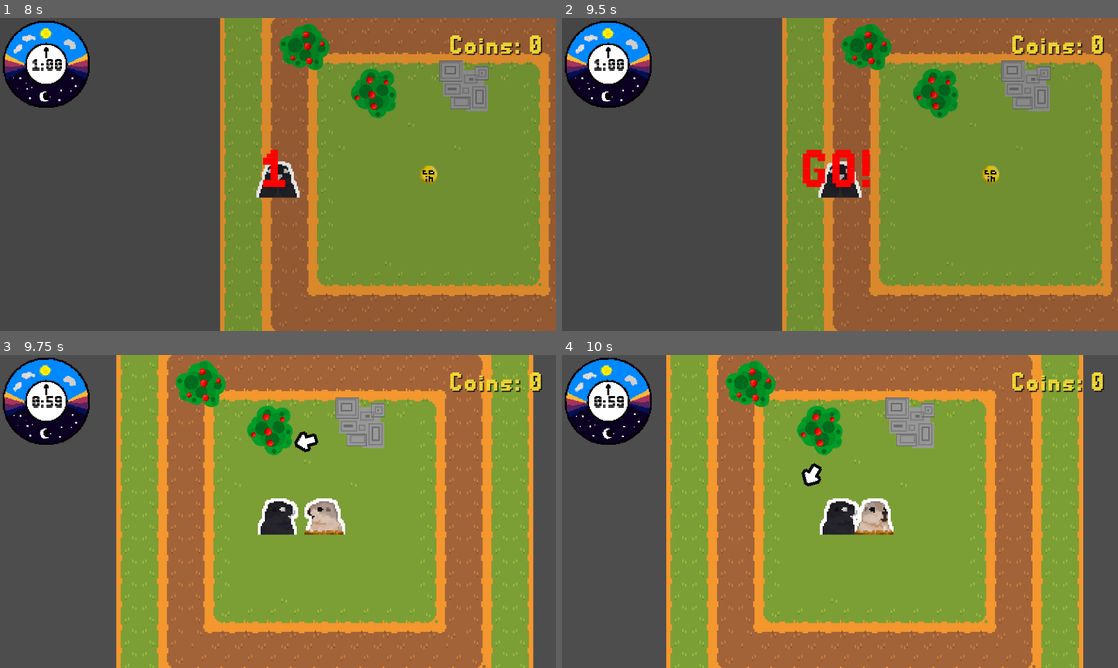
Above: before the commit, frames 1-4 (two rows, left to right).
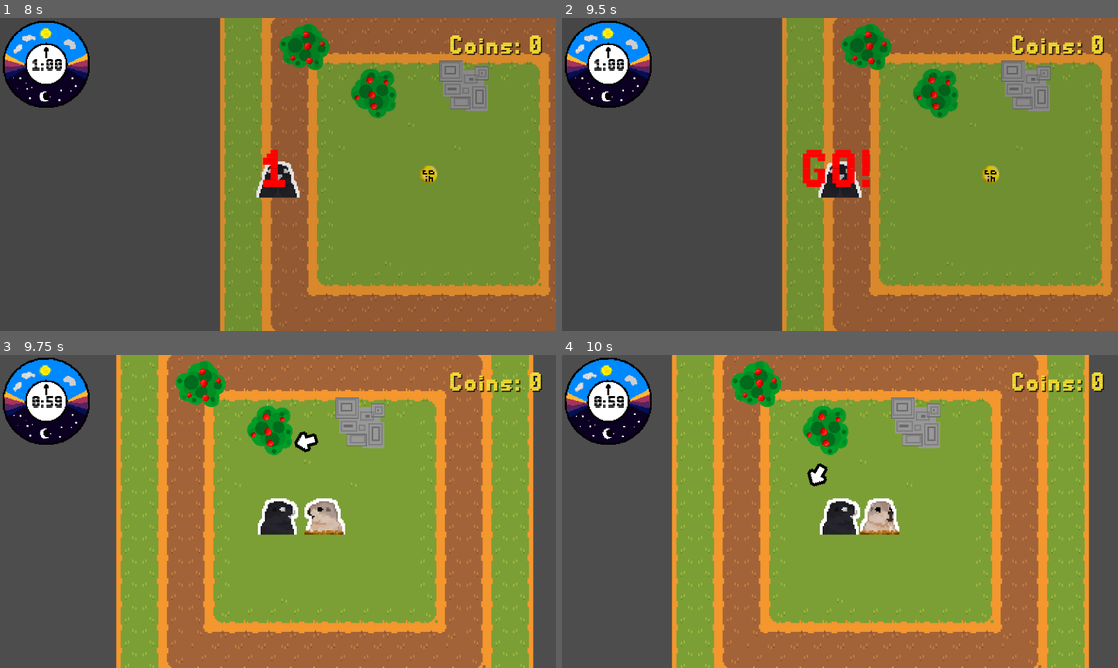
Above: after the commit, the same moments.

Repository: Sosenteam/groundhog-stealth
Game: Godot game, scene res://game_over_fadeout.tscn
The game is run twice, just before and just after one commit, with the same random seed, the same clock (stepped at 60 frames per second) and the same inputs. This scene is started directly instead of the project's main scene.
Inputs:
- Up to frame 1 (8 s): tap Enter (ui_accept) at 0.5, 0.77, 1.52, 2, 3.02, 3.77, 6.5, 6.77, 7.25 s; hold D (move_right) 0.53-1.28 s; hold Space (move_dash) 0.53-1.28 s; hold S (move_down) 1.28-2.03 s; tap Space (move_dash) at 1.35, 2.85, 6.6 s; hold D (move_right) 2.03-2.78 s; hold Space (move_dash) 2.03-2.78 s; hold W (move_up) 2.78-3.53 s; hold A (move_left) 3.53-4.25 s; hold Space (move_dash) 3.53-4.25 s; click "Main Menu" at 4.25 s; click "Start Game" at 5 s; click "DONE" at 5.75 s; hold A (move_left) 6.53-7.28 s; hold S (move_down) from 7.28 s (still down); hold Space (move_dash) from 7.28 s (still down)
- Up to frame 2 (9.5 s): tap Enter (ui_accept) at 8, 8.27, 8.75, 9.02 s; release S (move_down) at 8.03 s; release Space (move_dash) at 8.03 s; hold D (move_right) 8.03-8.78 s; tap Space (move_dash) at 8.1 s; hold W (move_up) from 8.78 s (still down); hold Space (move_dash) from 8.78 s (still down)
- Up to frame 3 (9.75 s): release W (move_up) at 9.53 s; release Space (move_dash) at 9.53 s; hold D (move_right) from 9.53 s (still down); tap Space (move_dash) at 9.6 s
- Up to frame 4 (10 s): keep holding D (move_right); tap Enter (ui_accept) at 9.77 s

Frames 1-3 are identical in both runs. In frame 4, 17% of the frame differs, in the area x 18-95%, y 0-100%.

Commit message:
obstacles, date for leaderboard, changed player and phil hitbox

Diff:
--- a/game_over_fadeout.gd
+++ b/game_over_fadeout.gd
@@ -6,6 +6,7 @@
 var main_menu_btn: Button
 
 func _ready() -> void:
+	get_tree().paused = true
 	$restart.hide()
 	$redout.modulate.a = 0;
 
@@ -40,13 +41,14 @@
 	main_menu_btn.add_theme_stylebox_override("hover", hover)
 
 	var redtween = create_tween()
+	redtween.set_pause_mode(Tween.TWEEN_PAUSE_PROCESS)
 	redtween.tween_property($redout, "modulate:a", 1, redfadeTime).set_trans(Tween.TRANS_LINEAR)
 
 	await redtween.finished
-	get_tree().paused = true
 
 	var blacktween = create_tween()
-	blacktween.tween_property($redout, "modulate", Color.BLACK, blackfadeTime).set_ease(Tween.EASE_IN).set_trans(Tween.TRANS_CUBIC);
+	blacktween.set_pause_mode(Tween.TWEEN_PAUSE_PROCESS)
+	blacktween.tween_property($redout, "modulate", Color.BLACK, blackfadeTime).set_ease(Tween.EASE_IN).set_trans(Tween.TRANS_CUBIC)
 
 	await blacktween.finished
 
--- a/leaderboard_row.gd
+++ b/leaderboard_row.gd
@@ -3,8 +3,14 @@
 @onready var rank_lbl = $RankLabel
 @onready var name_lbl = $NameLabel
 @onready var coin_lbl = $CoinLabel
+@onready var date_lbl = $MarginContainer/DateLabel
 
-func setup(rank: int, username: String, coins: int) -> void:
+func setup(rank: int, username: String, coins: int, date: String = "") -> void:
 	rank_lbl.text = "#" + str(rank)
 	name_lbl.text = username
 	coin_lbl.text = str(coins)
+
+	if date_lbl:
+		date_lbl.text = date
+	else:
+		date_lbl.text = ""
--- a/leaderboard_row.tscn
+++ b/leaderboard_row.tscn
@@ -24,6 +24,20 @@
 theme_override_font_sizes/font_size = 32
 text = "AAA"
 
+[node name="MarginContainer" type="MarginContainer" parent="." unique_id=784203338]
+layout_mode = 2
+theme_override_constants/margin_left = 2
+theme_override_constants/margin_right = 16
+theme_override_constants/margin_bottom = 6
+
+[node name="DateLabel" type="Label" parent="MarginContainer" unique_id=1286608618]
+custom_minimum_size = Vector2(100, 0)
+layout_mode = 2
+theme_override_colors/font_color = Color(0.5, 0.5, 0.52, 1)
+theme_override_fonts/font = ExtResource("1_font")
+theme_override_font_sizes/font_size = 12
+text = "12/31/2026"
+
 [node name="CoinLabel" type="Label" parent="." unique_id=2096579612]
 layout_mode = 2
 theme_override_colors/font_color = Color(0.95, 0.85, 0.2, 1)
--- a/main_screen.gd
+++ b/main_screen.gd
@@ -37,7 +37,12 @@
 			for score in scores:
 				var row = LEADERBOARD_ROW.instantiate()
 				leaderboard_vbox.add_child(row)
-				row.setup(n, str(score.user), int(score.coins))
+				leaderboard_vbox.add_child(row)
+				leaderboard_vbox.add_child(row)
+				var d_string = ""
+				if score.has("date"):
+					d_string = str(score.date)
+				row.setup(n, str(score.user), int(score.coins), d_string)
 				n += 1
 		file.close()
 
--- a/phil/phil.tscn
+++ b/phil/phil.tscn
@@ -43,8 +43,8 @@
 "speed": 5.0
 }]
 
-[sub_resource type="CapsuleShape2D" id="CapsuleShape2D_c3lps"]
-height = 24.0
+[sub_resource type="RectangleShape2D" id="RectangleShape2D_33hcl"]
+size = Vector2(28, 12.5)
 
 [node name="Phil" type="CharacterBody2D" unique_id=161662381]
 process_mode = 1
@@ -57,9 +57,6 @@
 sprite_frames = SubResource("SpriteFrames_4y77u")
 animation = &"emerging"
 frame_progress = 0.32990038
-
-[node name="CollisionShape2D" type="CollisionShape2D" parent="." unique_id=237147578]
-shape = SubResource("CapsuleShape2D_c3lps")
 
 [node name="StateMachine" type="Node" parent="." unique_id=117218529]
 script = ExtResource("3_u43oq")
@@ -91,3 +88,7 @@
 [node name="IndicatorArrow" type="Sprite2D" parent="ArrowPivot" unique_id=2041462652]
 visible = false
 texture = ExtResource("11_rncno")
+
+[node name="CollisionShape2D" type="CollisionShape2D" parent="." unique_id=1027390512]
+position = Vector2(0, 6)
+shape = SubResource("RectangleShape2D_33hcl")
--- a/player.tscn
+++ b/player.tscn
@@ -46,7 +46,7 @@
 }]
 
 [sub_resource type="RectangleShape2D" id="RectangleShape2D_2hs0m"]
-size = Vector2(28, 25)
+size = Vector2(28, 12.5)
 
 [node name="Player" type="CharacterBody2D" unique_id=1038731677]
 collision_layer = 7
@@ -61,8 +61,7 @@
 animation = &"idle"
 
 [node name="CollisionShape2D" type="CollisionShape2D" parent="." unique_id=1329803871]
-visible = false
-position = Vector2(0, 0.5)
+position = Vector2(0, 6)
 shape = SubResource("RectangleShape2D_2hs0m")
 
 [node name="Area2D" type="Area2D" parent="." unique_id=1514940831]
@@ -70,8 +69,7 @@
 collision_mask = 7
 
 [node name="CollisionShape2D" type="CollisionShape2D" parent="Area2D" unique_id=84658184]
-visible = false
-position = Vector2(0, 0.5)
+position = Vector2(0, 6)
 shape = SubResource("RectangleShape2D_2hs0m")
 
 [node name="DashCooldown" type="Timer" parent="." unique_id=720195993]
--- a/world.gd
+++ b/world.gd
@@ -160,6 +160,8 @@
 	# Save Score to Database
 	var user = get_tree().root.get_meta("username", "AAA")
 	var coins = get_tree().root.get_meta("total_coins", 0)
+	var time_dict = Time.get_date_dict_from_system()
+	var run_date = str(time_dict.month) + "/" + str(time_dict.day) + "/" + str(time_dict.year)
 
 	var file = FileAccess.open("user://scores.json", FileAccess.READ)
 	var scores = []
@@ -169,7 +171,7 @@
 			scores = json
 		file.close()
 
-	scores.append({"user": user, "coins": coins})
+	scores.append({"user": user, "coins": coins, "date": run_date})
 	scores.sort_custom(func(a,b): return a.coins > b.coins)
 
 	var out_file = FileAccess.open("user://scores.json", FileAccess.WRITE)
